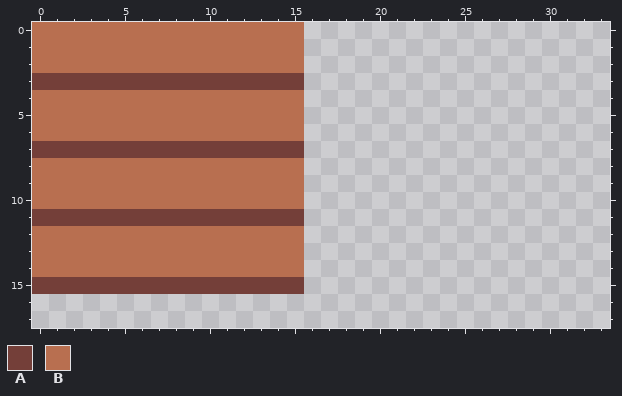
Two states of a pixel-art file, Ludem Dare 44/Assets/Sprites/Editor/Environment.aseprite. Above, as it was before the edit.
64x64 pixels, 1 frame. Colours within 5 levels of each other are drawn and written as one. Shown: x 0..33, y 0..17.
Palette (. is transparent): A #743f39  B #b86f50
Pixels before, first column x 0:
 0 BBBBBBBBBBBBBBBB
 1 BBBBBBBBBBBBBBBB
 2 BBBBBBBBBBBBBBBB
 3 AAAAAAAAAAAAAAAA
 4 BBBBBBBBBBBBBBBB
 5 BBBBBBBBBBBBBBBB
 6 BBBBBBBBBBBBBBBB
 7 AAAAAAAAAAAAAAAA
 8 BBBBBBBBBBBBBBBB
 9 BBBBBBBBBBBBBBBB
10 BBBBBBBBBBBBBBBB
11 AAAAAAAAAAAAAAAA
12 BBBBBBBBBBBBBBBB
13 BBBBBBBBBBBBBBBB
14 BBBBBBBBBBBBBBBB
15 AAAAAAAAAAAAAAAA
Once edited:
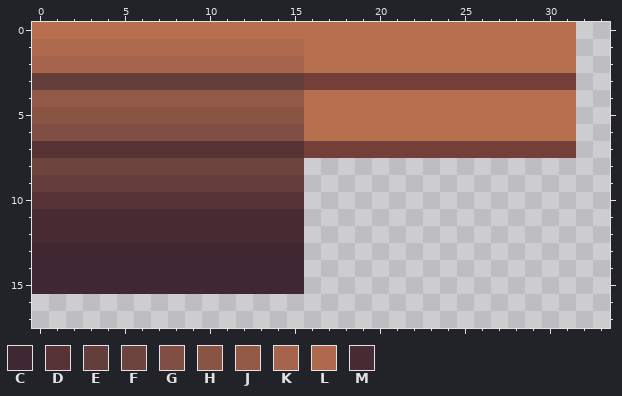
Colours new in this view: C #3f2832  D #583335  E #643e3b  F #6e443e  G #804e42  H #895444  J #935947  K #a5644b  L #af6a4e  M #472c33
Changes in this commit:
layer "Planks" added
layer "Floor Fade" added
layer "Layer 1" removed
Changed rows in their new state; - is an unchanged pixel.
Layers "Floor Fade", "Planks":
first column x 0:
 0 ----------------BBBBBBBBBBBBBBBB
 1 LLLLLLLLLLLLLLLLBBBBBBBBBBBBBBBB
 2 KKKKKKKKKKKKKKKKBBBBBBBBBBBBBBBB
 3 EEEEEEEEEEEEEEEEAAAAAAAAAAAAAAAA
 4 JJJJJJJJJJJJJJJJBBBBBBBBBBBBBBBB
 5 HHHHHHHHHHHHHHHHBBBBBBBBBBBBBBBB
 6 GGGGGGGGGGGGGGGGBBBBBBBBBBBBBBBB
 7 DDDDDDDDDDDDDDDDAAAAAAAAAAAAAAAA
 8 FFFFFFFFFFFFFFFF----------------
 9 EEEEEEEEEEEEEEEE----------------
10 DDDDDDDDDDDDDDDD----------------
11 MMMMMMMMMMMMMMMM----------------
12 MMMMMMMMMMMMMMMM----------------
13 CCCCCCCCCCCCCCCC----------------
14 CCCCCCCCCCCCCCCC----------------
15 CCCCCCCCCCCCCCCC----------------
Changed places in both pictures, as pixel boxes (x1, y1, x2, y2):
changed: (32, 22, 576, 294)
